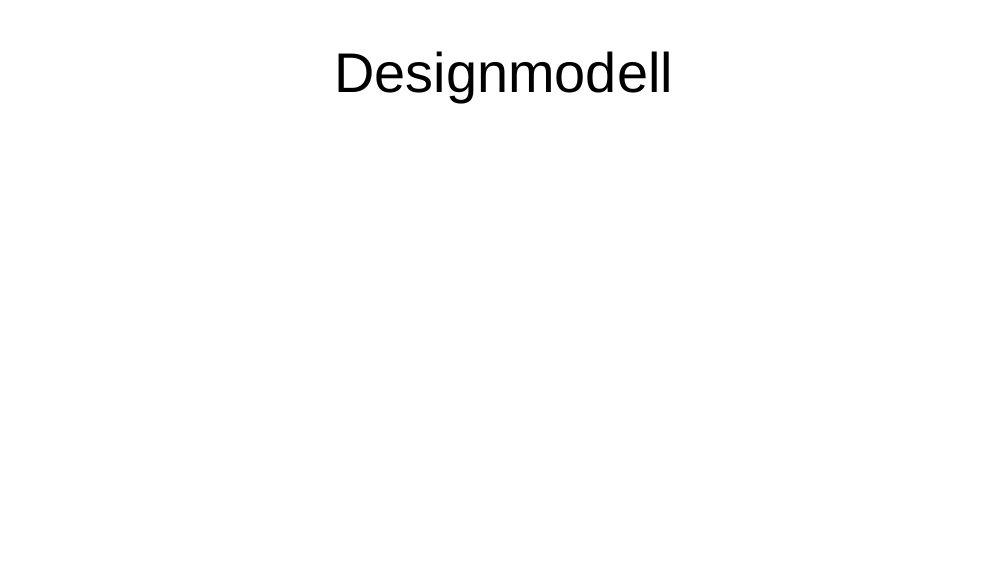
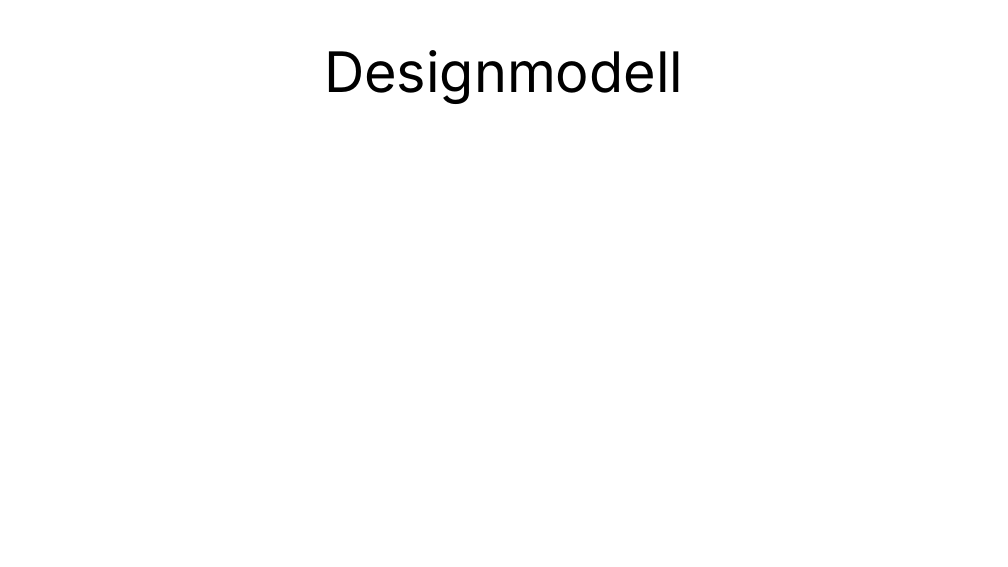
Before and after one commit to lasiv/MineCraft-One-Week-Challenge, a slide deck: slide 5 of präsi/pres.odp. Drawn at 1008x567 pixels with LibreOffice and Linux fonts; fonts in the diff are those of the drawing. Boxes give left, top, right and bottom in pixels: in the first picture for what was removed or moved away, otherwise in the second. Text is boxed around its words. In the diff, an @@ line names an element or a change of style, - is before the commit and + after.

Commit message:
changed titleslide

```diff
--- a/präsi/pres.odp
+++ b/präsi/pres.odp
@@ title "Designmodell" at (324, 50, 683, 104): font Arial to Inter @@
```
Also in this commit, not shown: 9 other slides changed.
